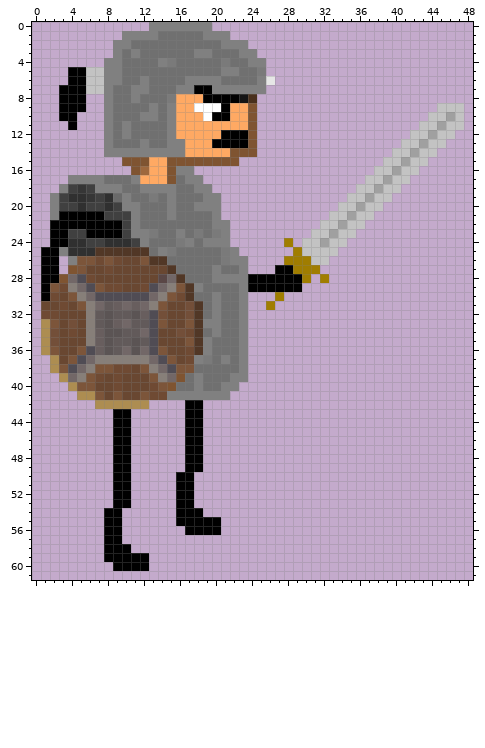
Pixel-art sprite: project/android/assets/units/soldierplussAttack.png. Above: the version before the commit.
The file is 64x64 pixels. Colours within 5 levels of each other are drawn and written as one. Shown: x 0..48, y 0..61.
Now the later version:
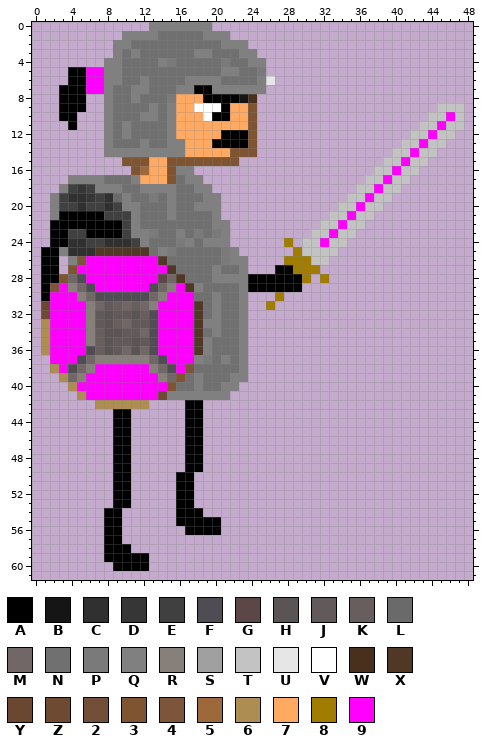
Palette (. is transparent): A #000000  B #151515  C #303030  D #363636  E #404040  F #504c54  G #5a4746  H #5b5454  J #625a5a  K #685e5e  L #6a6a6a  M #726767  N #707070  P #7a7a7a  Q #808080  R #877f79  S #a0a0a0  T #c3c3c3  U #e6e6e6  V #ffffff  W #49301c  X #513726  Y #694731  Z #6f4a33  2 #734f39  3 #7f5431  4 #7c553a  5 #9e683d  6 #ad8d51  7 #ffa963  8 #a07d00  9 #ff00ff
The exact change:
{"y":5,"x":6,"old":"TT","new":"99"}
{"y":6,"x":6,"old":"TT","new":"99"}
{"y":7,"x":6,"old":"TT","new":"99"}
{"y":10,"x":46,"old":"S","new":"9"}
{"y":11,"x":45,"old":"S","new":"9"}
{"y":12,"x":44,"old":"S","new":"9"}
{"y":13,"x":43,"old":"S","new":"9"}
{"y":14,"x":42,"old":"S","new":"9"}
{"y":15,"x":41,"old":"S","new":"9"}
{"y":16,"x":40,"old":"S","new":"9"}
{"y":17,"x":39,"old":"S","new":"9"}
{"y":18,"x":38,"old":"S","new":"9"}
{"y":19,"x":37,"old":"S","new":"9"}
{"y":20,"x":36,"old":"S","new":"9"}
{"y":21,"x":35,"old":"S","new":"9"}
{"y":22,"x":34,"old":"S","new":"9"}
{"y":23,"x":33,"old":"S","new":"9"}
{"y":24,"x":32,"old":"S","new":"9"}
{"y":26,"x":6,"old":"4Z4ZYY4X","new":"99999999"}
{"y":27,"x":5,"old":"4YYZYYYYYY","new":"9999999999"}
{"y":28,"x":6,"old":"ZYYYYYYY","new":"99999999"}
{"y":29,"x":3,"old":"Z","new":"9"}
{"y":29,"x":7,"old":"4ZZYYZ","new":"999999"}
{"y":29,"x":16,"old":"4","new":"9"}
{"y":30,"x":2,"old":"ZY4","new":"999"}
{"y":30,"x":15,"old":"4ZX","new":"999"}
{"y":31,"x":2,"old":"YZY4","new":"9999"}
{"y":31,"x":14,"old":"4YY2","new":"9999"}
{"y":32,"x":2,"old":"ZYYY","new":"9999"}
{"y":32,"x":14,"old":"2YY2","new":"9999"}
{"y":33,"x":2,"old":"4Y2Y","new":"9999"}
{"y":33,"x":14,"old":"4YY4","new":"9999"}
{"y":34,"x":2,"old":"2YZY","new":"9999"}
{"y":34,"x":14,"old":"YY2Z","new":"9999"}
{"y":35,"x":2,"old":"2YYY","new":"9999"}
{"y":35,"x":14,"old":"YYY4","new":"9999"}
{"y":36,"x":2,"old":"4YY4","new":"9999"}
{"y":36,"x":14,"old":"4YYZ","new":"9999"}
{"y":37,"x":2,"old":"6Y4","new":"999"}
{"y":37,"x":15,"old":"4YZ","new":"999"}
{"y":38,"x":3,"old":"4","new":"9"}
{"y":38,"x":7,"old":"44ZZY4","new":"999999"}
{"y":38,"x":16,"old":"4","new":"9"}
{"y":39,"x":6,"old":"4ZYZYYY4","new":"99999999"}
{"y":40,"x":5,"old":"44YYZYYYZ4","new":"9999999999"}
{"y":41,"x":6,"old":"64Y4YY4Z","new":"99999999"}
{"label":"changed","picture_box":[86,67,104,94]}
{"label":"changed","picture_box":[320,112,455,247]}
{"label":"changed","picture_box":[50,256,194,400]}
